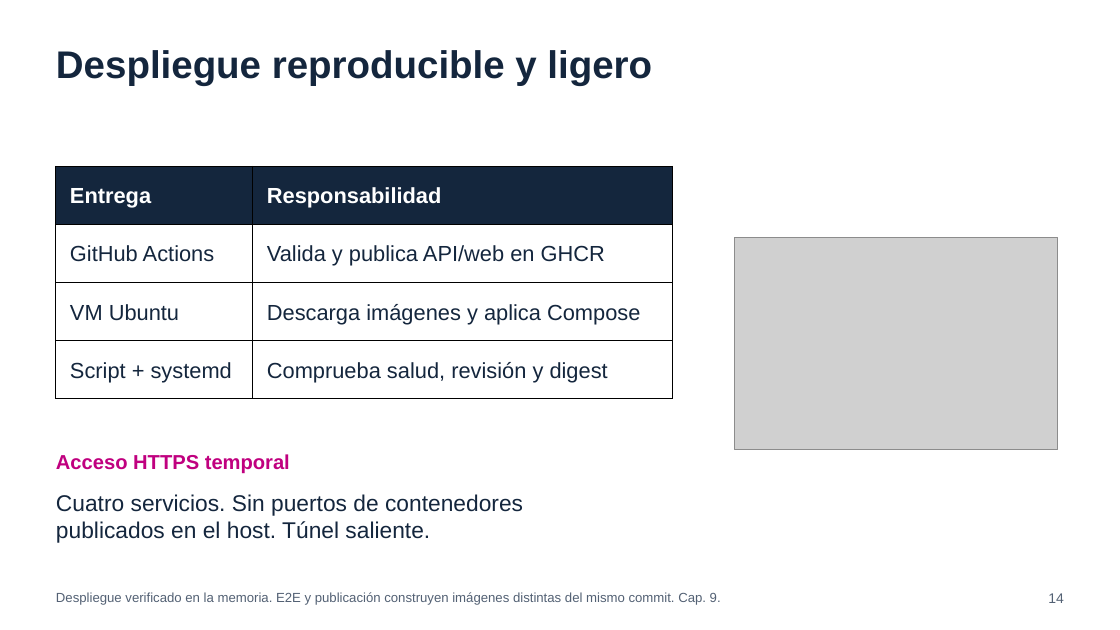
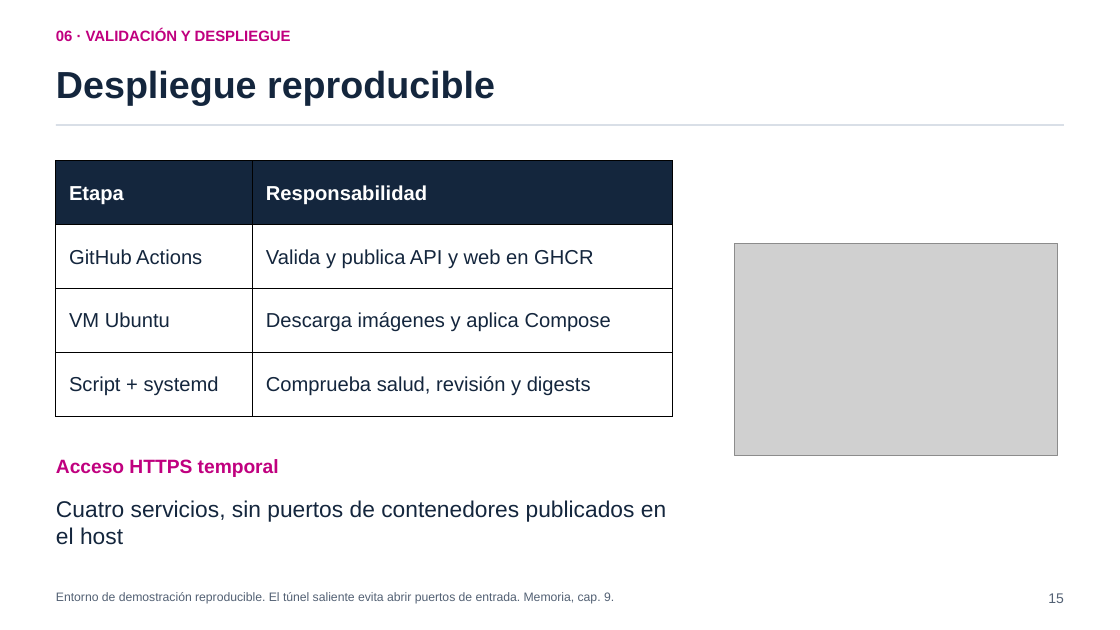
Before and after one commit to pey-45/TransitOps, a slide deck: slide 15 of tfg/presentacion/entrega/TransitOps_Presentacion_TFG.pptx (slide 14 before the commit). Drawn at 1120x630 pixels with LibreOffice and Linux fonts; fonts in the diff are those of the drawing; grey boxes stand for pictures. Boxes give left, top, right and bottom in pixels: in the first picture for what was removed or moved away, otherwise in the second. Text is boxed around its words. In the diff, an @@ line names an element or a change of style, - is before the commit and + after.

```diff
--- a/tfg/presentacion/entrega/TransitOps_Presentacion_TFG.pptx
+++ b/tfg/presentacion/entrega/TransitOps_Presentacion_TFG.pptx
@@ text added at [56,29,291,41], 12.8 pt, text #C0007F, bold @@
+06 · VALIDACIÓN Y DESPLIEGUE
@@ text at [56,70,495,105]: text changed; size 33 to 32.2 pt @@
-Despliegue reproducible y ligero
+Despliegue reproducible
@@ rectangle added at [56,124,1065,126], fill #D9DFE7 @@
@@ table at [56,161,673,417] @@
-row 1, column 1: Entrega
+row 1, column 1: Etapa
-row 2, column 2: Valida y publica API/web en GHCR
+row 2, column 2: Valida y publica API y web en GHCR
-row 4, column 2: Comprueba salud, revisión y digest
+row 4, column 2: Comprueba salud, revisión y digests
@@ size 18.8 to 17.2 pt in "Responsabilidad", "GitHub Actions", "VM Ubuntu", "Descarga imágenes y aplica Compose" and 1 more places @@
@@ table: place and size @@
-table at [56,166,673,399]
+table at [56,161,673,417]
@@ picture: place and size @@
-picture at [734,237,1058,450]
+picture at [734,244,1058,456]
@@ text "Acceso HTTPS temporal" at [56,459,279,477]: size 17.2 to 16.5 pt @@
@@ text at [56,500,666,545]: text changed @@
-Cuatro servicios. Sin puertos de contenedores
-publicados en el host. Túnel saliente.
+Cuatro servicios, sin puertos de contenedores publicados en el host
@@ text at [56,592,614,604]: text changed; size 11.2 to 10.5 pt @@
-Despliegue verificado en la memoria. E2E y publicación construyen imágenes distintas del mismo commit. Cap. 9.
+Entorno de demostración reproducible. El túnel saliente evita abrir puertos de entrada. Memoria, cap. 9.
@@ text at [1048,593,1064,603]: text changed @@
-14
+15
```
Also in this commit, not shown: 9 other slides changed, 12 slides added, 12 slides removed, 7 other files.
